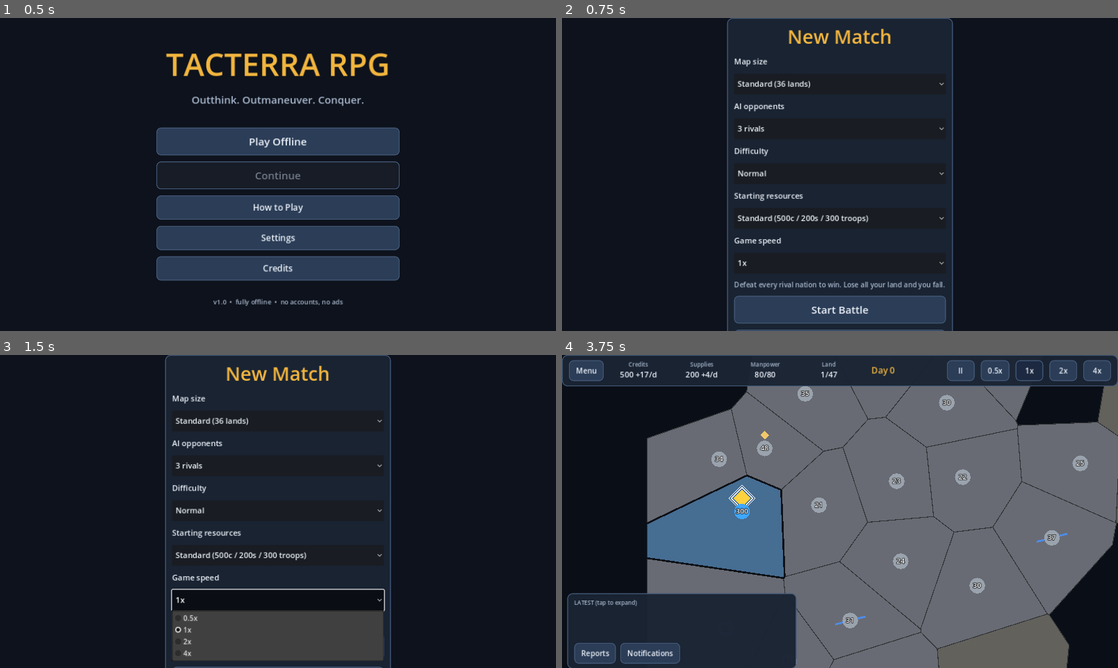
Above: before the commit, frames 1-4 (two rows, left to right).
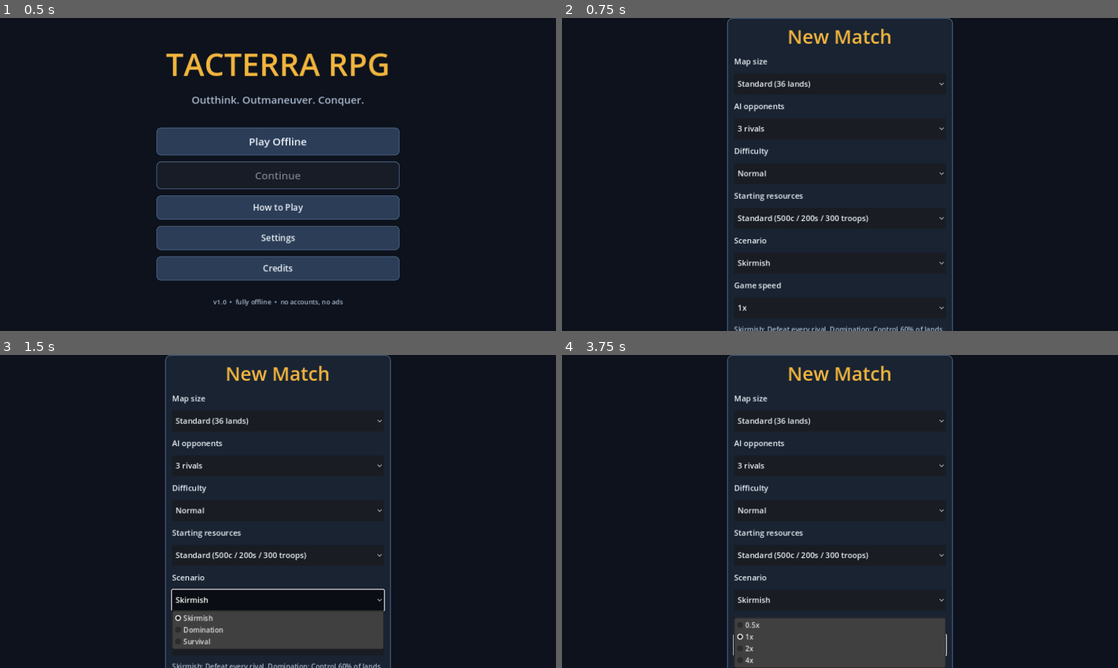
Above: after the commit, the same moments.

Repository: soomroaalim/TACTERRA-RPG
Game: Godot game, scene res://scripts/ui/main_menu.tscn
Two runs of this game, one before a commit and one after it. Both use one fixed random seed, a clock stepped at 60 frames per second and the inputs below.
Inputs (mouse positions are in pixels of both pictures, inside the frame that each line leads up to):
- Up to frame 1 (0.5 s): no input
- Up to frame 2 (0.75 s): click "Play Offline" at 0.5 s
- Up to frame 3 (1.5 s): click (278, 599) at 1.25 s, where only the run after the commit has a clickable "Skirmish"
- Up to frame 4 (3.75 s): click "Normal" at 2 s; click "Normal" at 2.75 s; click (840, 646) at 3.5 s, where only the run before the commit has a clickable "Start Battle"

Frame 1 is identical in both runs. In frame 2, 4.3% of the frame differs, in the area x 30-70%, y 70-100%; in frame 3, 2.1%; in frame 4, 73%, in the area x 0-100%, y 0-100%.

Commit message:
feat: scenario UI + capture tracking (5/5)

Diff:
--- a/scripts/core/movement_sim.gd
+++ b/scripts/core/movement_sim.gd
@@ -146,6 +146,7 @@
 	t.army = null
 	t.garrison = 0
 	t.owner_id = a.owner_id
+	state.last_ownership_change_day = state.day
 	if t.is_capital:
 		t.is_capital = false
 		if prev_owner >= 0:
--- a/scripts/ui/game_screen.gd
+++ b/scripts/ui/game_screen.gd
@@ -155,6 +155,14 @@
 	_build_map()
 	_build_hud()
 	_focus_camera_initial()
+	# Announce the scenario objective at match start.
+	var scenario: int = int(state.settings.get("scenario", 0))
+	var obj_text := "Objective: Defeat every rival nation."
+	if scenario == 1:
+		obj_text = "Objective: Control 60% of all territories."
+	elif scenario == 2:
+		obj_text = "Objective: Survive 200 days against overwhelming odds."
+	state.add_notification(obj_text, 0)
 	_last_notif = (state.notifications as Array).size()
 	refresh_all()
 
--- a/scripts/ui/match_setup.gd
+++ b/scripts/ui/match_setup.gd
@@ -2,7 +2,7 @@
 ## TACTERRA RPG — match setup screen.
 ## Every option maps into the settings Dictionary that GameState.create()
 ## expects: {map_size:int, ai_count:int, difficulty:int, preset:String,
-## speed:float}. Defaults: Standard / 3 AI / Normal / Standard / 1x.
+## speed:float, scenario:int}. Defaults: Standard / 3 AI / Normal / Standard / 1x.
 
 const GameScreen := preload("res://scripts/ui/game_screen.gd")
 
@@ -14,6 +14,7 @@
 const PRESET_IDS := ["poor", "standard", "rich"]
 const SPEED_NAMES := ["0.5x", "1x", "2x", "4x"]
 const SPEED_VALS := [0.5, 1.0, 2.0, 4.0]
+const SCENARIO_NAMES := ["Skirmish", "Domination", "Survival"]
 
 var _opts := {}
 
@@ -39,10 +40,11 @@
 	_opts["ai"] = _add_option(vb, "AI opponents", AI_NAMES, 1)
 	_opts["diff"] = _add_option(vb, "Difficulty", DIFF_NAMES, 1)
 	_opts["preset"] = _add_option(vb, "Starting resources", PRESET_NAMES, 1)
+	_opts["scenario"] = _add_option(vb, "Scenario", SCENARIO_NAMES, 0)
 	_opts["speed"] = _add_option(vb, "Game speed", SPEED_NAMES, 1)
 
 	vb.add_child(UiKit.make_label(
-		"Defeat every rival nation to win. Lose all your land and you fall.",
+		"Skirmish: Defeat every rival. Domination: Control 60% of lands. Survival: Endure 200 days.",
 		16, UiKit.TEXT_DIM))
 
 	var start := UiKit.make_button("Start Battle", 64, 24)
@@ -75,6 +77,7 @@
 		"ai_count": int((_opts["ai"] as OptionButton).selected) + 2,
 		"difficulty": int((_opts["diff"] as OptionButton).selected),
 		"preset": PRESET_IDS[int((_opts["preset"] as OptionButton).selected)],
+		"scenario": int((_opts["scenario"] as OptionButton).selected),
 		"speed": float(SPEED_VALS[int((_opts["speed"] as OptionButton).selected)]),
 	}
 
--- a/tests/state_mock.gd
+++ b/tests/state_mock.gd
@@ -13,6 +13,7 @@
 var settings: Dictionary = {}
 var over: bool = false
 var winner_id: int = -1
+var last_ownership_change_day: float = 0.0
 var player_won: bool = false
 var notifications: Array = []
 var battle_reports: Array = []
